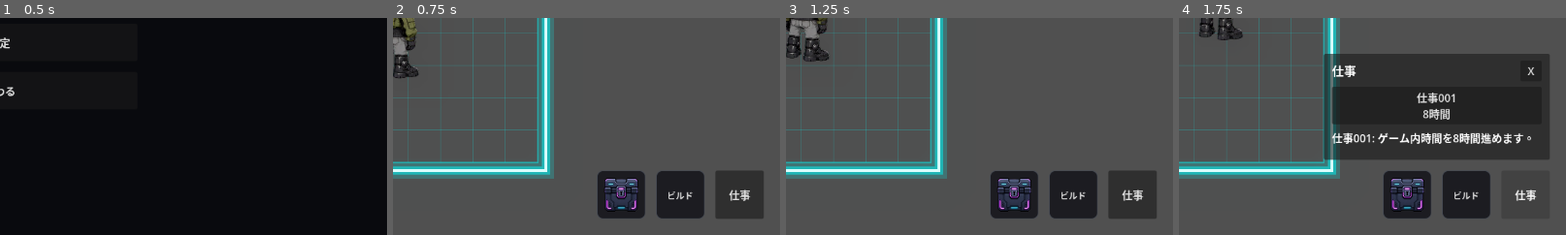
Above: before the commit, frames 1-4 (left to right).
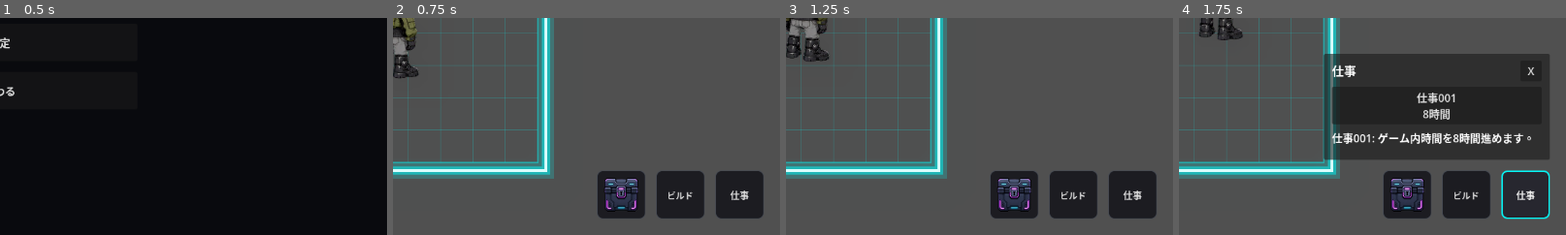
Above: after the commit, the same moments.

Repository: grimoire1089-coder/optimistic
Game: Godot game, scene res://Scenes/Boot/TitleScene.tscn
Two runs of this game, one before a commit and one after it. Both use one fixed random seed, a clock stepped at 60 frames per second and the inputs below.
Inputs:
- Up to frame 1 (0.5 s): no input
- Up to frame 2 (0.75 s): click "はじめる" at 0.5 s
- Up to frame 3 (1.25 s): no input
- Up to frame 4 (1.75 s): click "仕事" at 1.25 s
The pictures show only the part of the screen within x 50-100%, y 50-100%; the shares and areas given below are measured in that part.

Frame 1 is identical in both runs. In frame 2, 0.2% of the frame differs, in the area x 83-96%, y 70-93%; in frame 3, 0.2%; in frame 4, 2.8%.

Commit message:
Apply rounded square layout to work HUD button

Diff:
--- a/Scripts/UI/HUD/WorkCreditButton.gd
+++ b/Scripts/UI/HUD/WorkCreditButton.gd
@@ -3,13 +3,14 @@
 
 const DEFAULT_CLICK_SFX_PATH := "res://Assets/Audio/SFX/UI/UI_Click_001.ogg"
 
-@export var label_text: String = "仕事"
+@export var label_text: String = "\u4ed5\u4e8b"
 @export var work_menu_path: NodePath = NodePath("../WorkMenu")
 @export var click_sfx: AudioStream
 @export var click_sfx_volume_db: float = 0.0
 
 
 func _ready() -> void:
+	_apply_square_button_layout()
 	text = label_text
 	_load_default_click_sfx_if_needed()
 	pressed.connect(_on_pressed)
@@ -36,3 +37,31 @@
 		return
 	if ResourceLoader.exists(DEFAULT_CLICK_SFX_PATH):
 		click_sfx = load(DEFAULT_CLICK_SFX_PATH) as AudioStream
+
+
+func _apply_square_button_layout() -> void:
+	custom_minimum_size = Vector2(72.0, 72.0)
+	offset_left = -96.0
+	offset_top = -96.0
+	offset_right = -24.0
+	offset_bottom = -24.0
+	mouse_default_cursor_shape = Control.CURSOR_POINTING_HAND
+	_add_rounded_button_styles()
+
+
+func _add_rounded_button_styles() -> void:
+	add_theme_stylebox_override("normal", _make_style(Color(0.10, 0.10, 0.12, 0.95), Color(0.26, 0.28, 0.32, 1.0), 1))
+	add_theme_stylebox_override("hover", _make_style(Color(0.15, 0.15, 0.18, 0.98), Color(0.00, 1.65, 1.65, 0.95), 2))
+	add_theme_stylebox_override("pressed", _make_style(Color(0.04, 0.20, 0.22, 1.0), Color(0.25, 2.4, 2.4, 1.0), 2))
+	add_theme_stylebox_override("disabled", _make_style(Color(0.08, 0.08, 0.09, 0.62), Color(0.18, 0.18, 0.20, 0.8), 1))
+	add_theme_font_size_override("font_size", 14)
+
+
+func _make_style(bg_color: Color, border_color: Color, border_width: int) -> StyleBoxFlat:
+	var style := StyleBoxFlat.new()
+	style.bg_color = bg_color
+	style.border_color = border_color
+	style.set_border_width_all(border_width)
+	style.set_corner_radius_all(8)
+	style.set_content_margin_all(4.0)
+	return style
